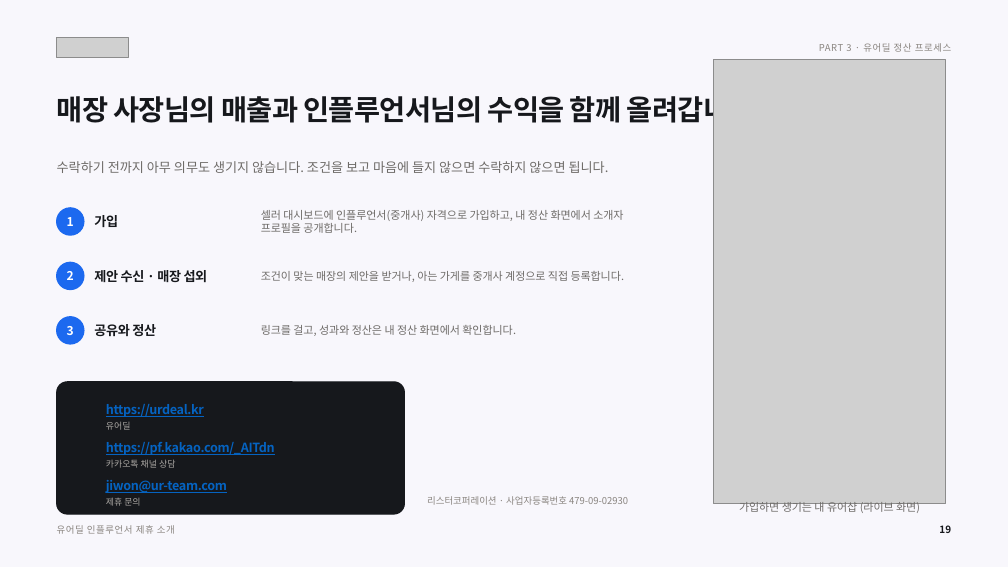
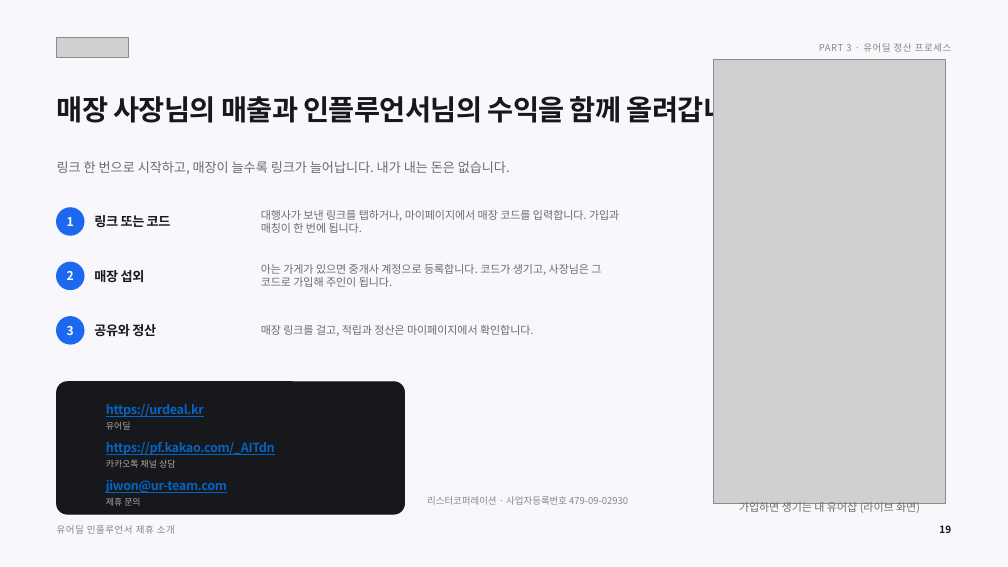
Before and after one commit to tobe2111/ur-live, a slide deck: slide 20 of docs/business/proposals/urdeal-influencer-deck.pptx. Drawn at 1008x567 pixels with LibreOffice and Linux fonts; fonts in the diff are those of the drawing; grey boxes stand for pictures; background and template pictures are left out. Boxes give left, top, right and bottom in pixels: in the first picture for what was removed or moved away, otherwise in the second. Text is boxed around its words. In the diff, an @@ line names an element or a change of style, - is before the commit and + after.

```diff
--- a/docs/business/proposals/urdeal-influencer-deck.pptx
+++ b/docs/business/proposals/urdeal-influencer-deck.pptx
@@ text at (57,161,510,174): text changed @@
-수락하기 전까지 아무 의무도 생기지 않습니다. 조건을 보고 마음에 들지 않으면 수락하지 않으면 됩니다.
+링크 한 번으로 시작하고, 매장이 늘수록 링크가 늘어납니다. 내가 내는 돈은 없습니다.
@@ text at (94,215,171,227): text changed @@
-가입
+링크 또는 코드
@@ text at (261,210,619,233): text changed @@
-셀러 대시보드에 인플루언서(중개사) 자격으로 가입하고, 내 정산 화면에서 소개자 프로필을 공개합니다.
+대행사가 보낸 링크를 탭하거나, 마이페이지에서 매장 코드를 입력합니다. 가입과 매칭이 한 번에 됩니다.
@@ text at (261,264,601,287): text changed @@
-조건이 맞는 매장의 제안을 받거나, 아는 가게를 중개사 계정으로 직접 등록합니다.
+아는 가게가 있으면 중개사 계정으로 등록합니다. 코드가 생기고, 사장님은 그 코드로 가입해 주인이 됩니다.
@@ text at (94,270,145,282): text changed @@
-제안 수신 · 매장 섭외
+매장 섭외
@@ text at (261,325,534,336): text changed @@
-링크를 걸고, 성과와 정산은 내 정산 화면에서 확인합니다.
+매장 링크를 걸고, 적립과 정산은 마이페이지에서 확인합니다.
```
Also in this commit, not shown: 14 other slides changed, 11 other files.
